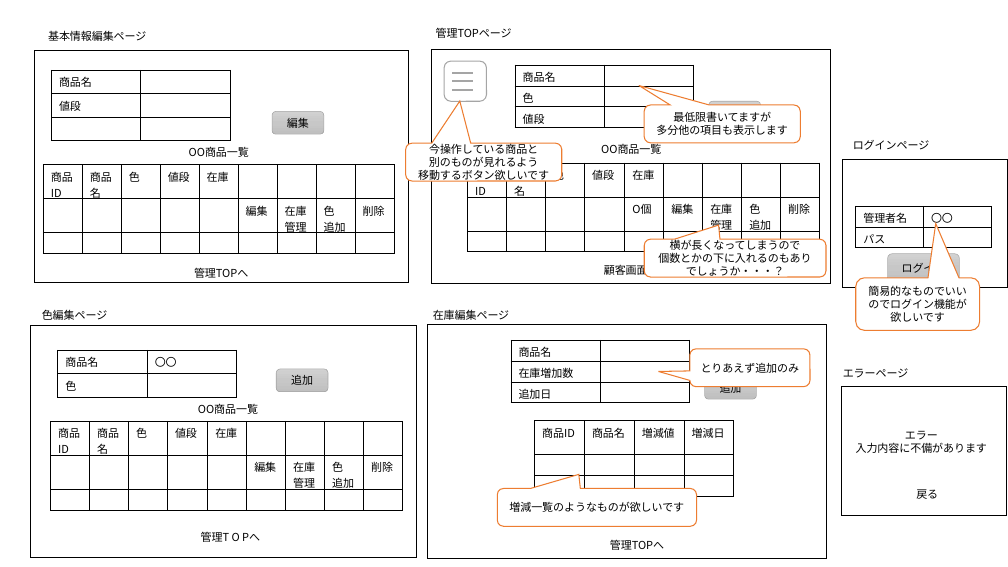
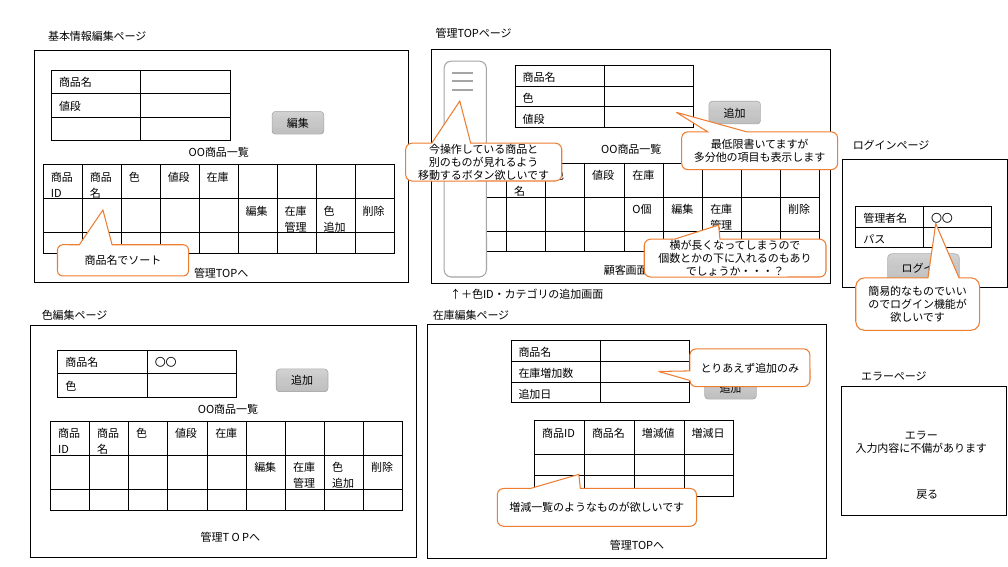
Before and after one commit to MitsukiFujita/Webapp, a slide deck: slide 5 of フレームワークver2.pptx. Drawn at 1008x567 pixels with LibreOffice and Linux fonts; fonts in the diff are those of the drawing. Boxes give left, top, right and bottom in pixels: in the first picture for what was removed or moved away, otherwise in the second. Text is boxed around its words. In the diff, an @@ line names an element or a change of style, - is before the commit and + after.

```diff
--- a/フレームワークver2.pptx
+++ b/フレームワークver2.pptx
@@ rounded rectangle: place and size @@
-rounded rectangle at (444, 61, 486, 101)
+rounded rectangle at (444, 61, 486, 278)
@@ rounded speech box "最低限書いてますが": place and size @@
-rounded speech box "最低限書いてますが" at (644, 105, 800, 143)
+rounded speech box "最低限書いてますが" at (682, 132, 838, 169)
@@ table at (468, 163, 823, 253) @@
-row 2, column 8: 色 / 追加
+row 2, column 8: 
@@ rounded speech box added at (57, 245, 188, 276), fill #FFFFFF, outline #ED7D31 1 pt, 10.5 pt, text #000000 @@
+商品名でソート
@@ text added at (450, 288, 603, 299), 10.5 pt, text #000000 @@
+↑＋色ID・カテゴリの追加画面
@@ text "エラーページ": place and size @@
-text "エラーページ" at (843, 368, 909, 378)
+text "エラーページ" at (861, 371, 927, 381)
```
Also in this commit, not shown: 1 other slide changed, 11 other files.
